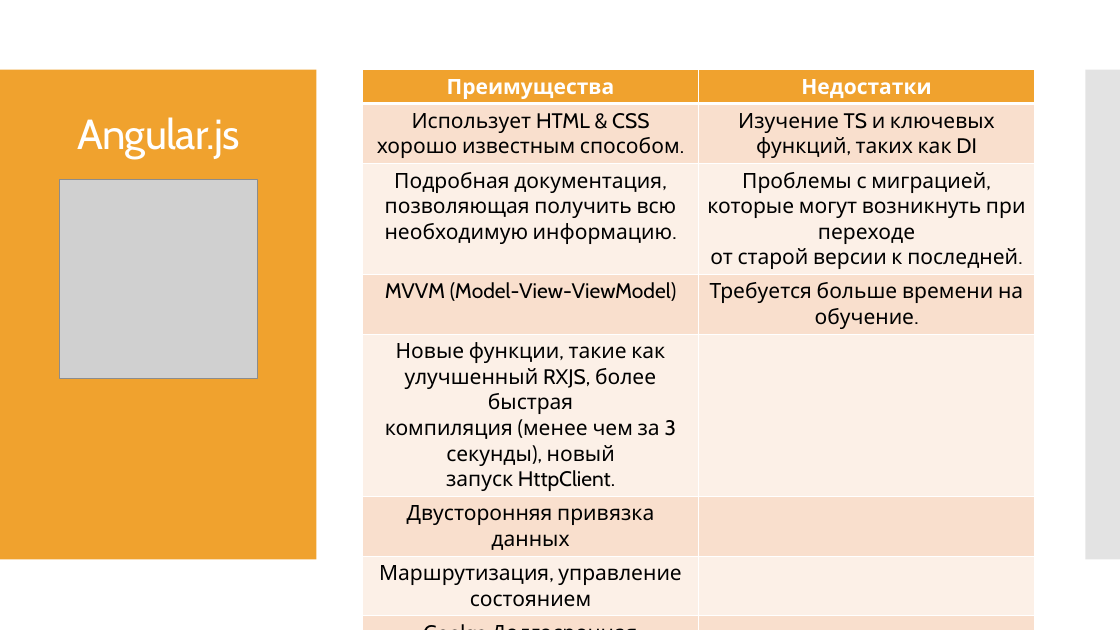
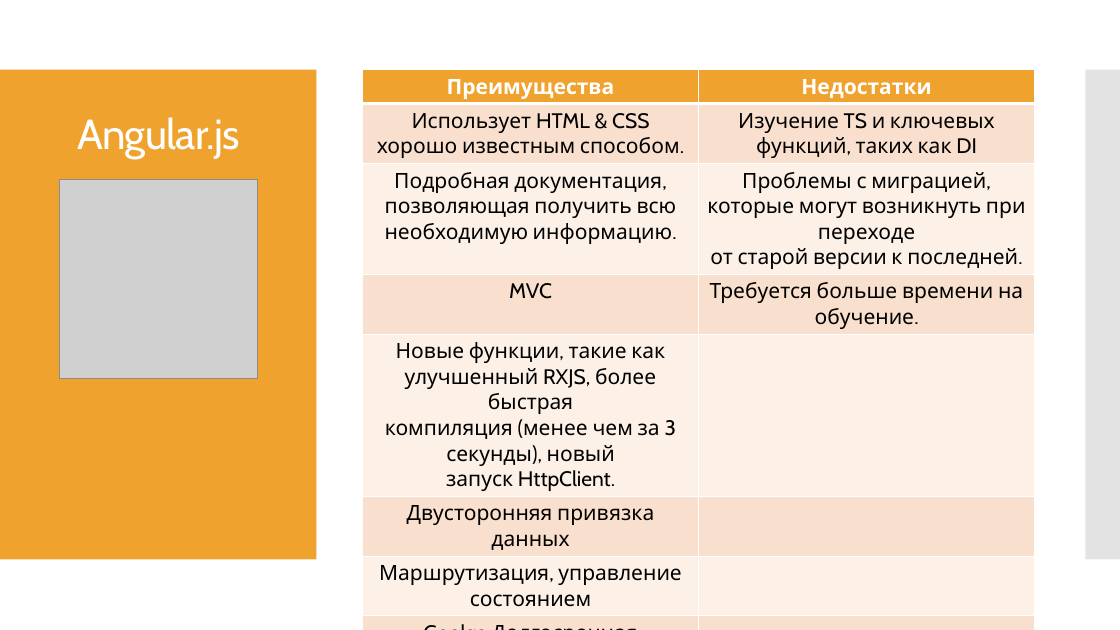
Before and after one commit to AlinaZhurba2000/DZ_Dmitrieva_and_Zhurba, a slide deck: slide 31 of презентация_файл_видео/Сравнение js frameworks.pptx. Drawn at 1120x630 pixels with LibreOffice and Linux fonts; fonts in the diff are those of the drawing; grey boxes stand for pictures. Boxes give left, top, right and bottom in pixels: in the first picture for what was removed or moved away, otherwise in the second. Text is boxed around its words. In the diff, an @@ line names an element or a change of style, - is before the commit and + after.

```diff
--- a/презентация_файл_видео/Сравнение js frameworks.pptx
+++ b/презентация_файл_видео/Сравнение js frameworks.pptx
@@ table at (363, 70, 1035, 611) @@
-row 4, column 1: MVVM (Model-View-ViewModel)
+row 4, column 1: MVC
```
Also in this commit, not shown: 7 other slides changed.
